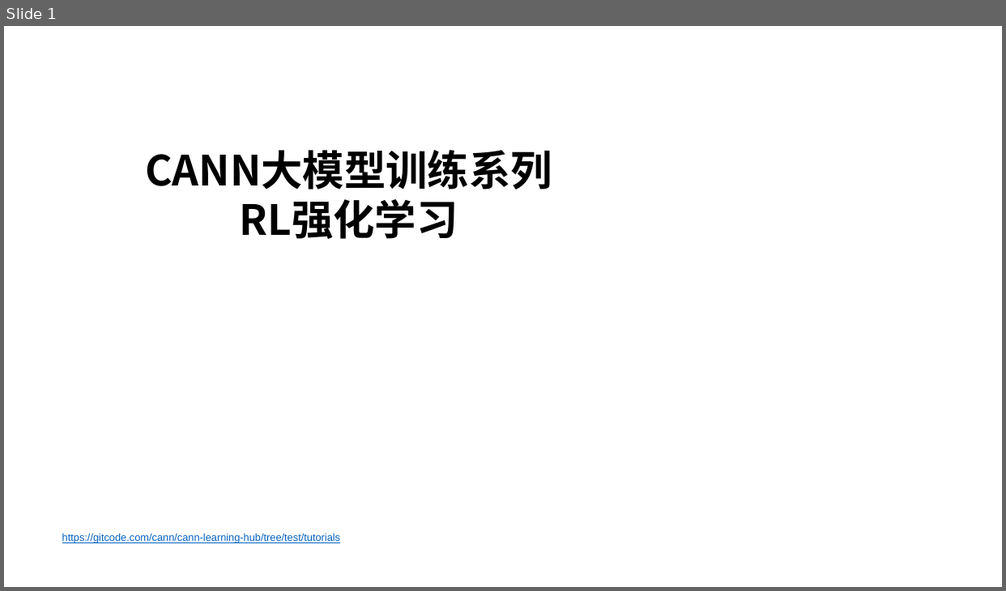
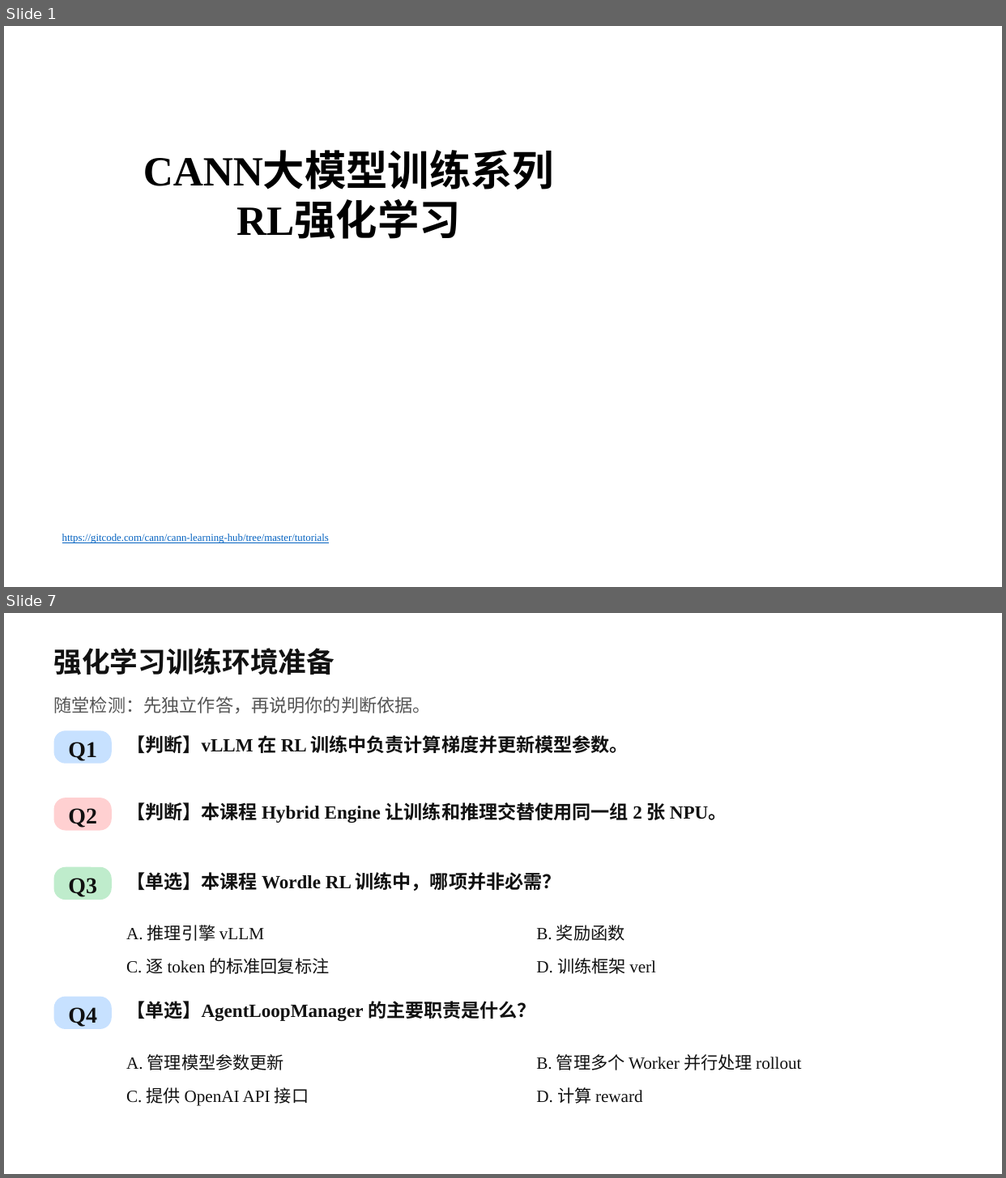
Before and after one commit to hicann/cann-learning-hub, a slide deck: tutorials/rl_training_pipeline/slides/01_rl_training_pipeline.pptx. Shown one above the other, each under a label of ours: slide 1 before the commit, slides 1 and 7 after it; the slides between them are not shown. The pictures are 1006x591 and 1006x1178 pixels, drawn with LibreOffice and Linux fonts; fonts in the diff are those of the drawing; background and template pictures are left out. Boxes give left, top, right and bottom in pixels: in the first picture for what was removed or moved away, otherwise in the second. Text is boxed around its words. In the diff, an @@ line names an element or a change of style, - is before the commit and + after.

Commit message:
docs: 更新 SFT/RL 课程课件

# message auto-generated for no-merge-commit merge:
!1065 merge sft1 into master

docs: 更新 SFT/RL 课程课件

Description: ## 描述
更新了训练课程SFT和RL部分的PPT

## 关联的Issue
不涉及ISSUE

## 测试
本次不涉及代码修改，无需测试

## 文档更新
在SFT和RL中的主README中新增对应的PPT链接地址

## 类型标签
<!--  [x] 表示选中 -->
- [ ] Bug修复
- [ ] 新特性
- [ ] 内容优化
- [x] 其他，请描述：更新课程PPT

## 其他信息
<!-- 在这里可以添加任何与这个 Pull Request 相关的其他说明。 -->

See merge request: cann/cann-learning-hub!1065

```diff
--- a/tutorials/rl_training_pipeline/slides/01_rl_training_pipeline.pptx
+++ b/tutorials/rl_training_pipeline/slides/01_rl_training_pipeline.pptx
@@ slide 7 added at [4,613,1002,1174], background picture (left out) @@
@@ text added at [54,648,335,675], 27 pt, text #111111, bold @@
+强化学习训练环境准备
@@ text added at [54,696,431,713], 17.2 pt, text #555555 @@
+随堂检测：先独立作答，再说明你的判断依据。
@@ rounded rectangle added at [54,730,112,764], fill #C7E1FF, 21.8 pt, text #111111, bold @@
+Q1
@@ text added at [126,735,629,753], 18 pt, text #111111, bold @@
+【判断】vLLM 在 RL 训练中负责计算梯度并更新模型参数。
@@ rounded rectangle added at [54,798,112,831], fill #FFD0D1, 21.8 pt, text #111111, bold @@
+Q2
@@ text added at [126,803,727,823], 18 pt, text #111111, bold @@
+【判断】本课程 Hybrid Engine 让训练和推理交替使用同一组 2 张 NPU。
@@ rounded rectangle added at [54,867,112,901], fill #BFECCC, 21.8 pt, text #111111, bold @@
+Q3
@@ text added at [126,872,561,891], 18 pt, text #111111, bold @@
+【单选】本课程 Wordle RL 训练中，哪项并非必需？
@@ text added at [126,925,264,941], 16.5 pt, text #111111 @@
+A. 推理引擎 vLLM
@@ text added at [536,925,624,941], 16.5 pt, text #111111 @@
+B. 奖励函数
@@ text added at [126,958,330,974], 16.5 pt, text #111111 @@
+C. 逐 token 的标准回复标注
@@ text added at [536,958,656,974], 16.5 pt, text #111111 @@
+D. 训练框架 verl
@@ rounded rectangle added at [54,996,112,1029], fill #C7E1FF, 21.8 pt, text #111111, bold @@
+Q4
@@ text added at [126,1001,536,1021], 18 pt, text #111111, bold @@
+【单选】AgentLoopManager 的主要职责是什么？
@@ text added at [126,1054,284,1071], 16.5 pt, text #111111 @@
+A. 管理模型参数更新
@@ text added at [536,1054,801,1071], 16.5 pt, text #111111 @@
+B. 管理多个 Worker 并行处理 rollout
@@ text added at [126,1088,309,1106], 16.5 pt, text #111111 @@
+C. 提供 OpenAI API 接口
@@ text added at [536,1088,643,1104], 16.5 pt, text #111111 @@
+D. 计算 reward
@@ slide 1 changed as well @@
@@ text "CANN大模型训练系列" at [143,153,554,239]: font Noto Sans CJK SC to Times New Roman @@
@@ text at [62,534,329,544]: text changed; font Arial to Times New Roman @@
-https://gitcode.com/cann/cann-learning-hub/tree/test/tutorials
+https://gitcode.com/cann/cann-learning-hub/tree/master/tutorials
```
Also in this commit, not shown: 5 other slides changed, 21 other slides added, 23 slides removed, 1 other file.
